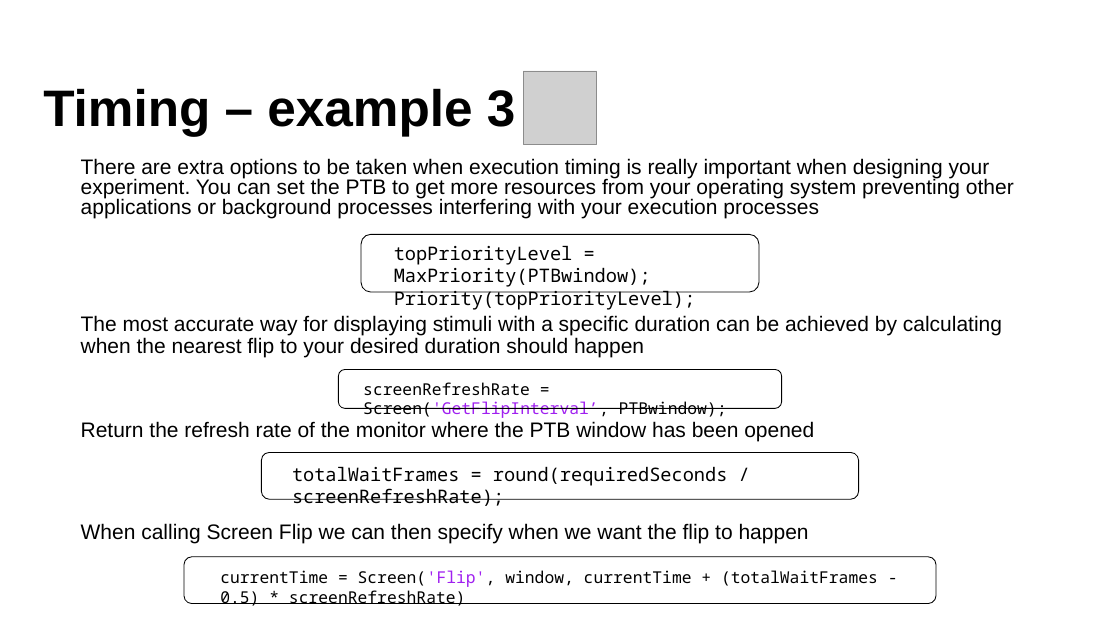
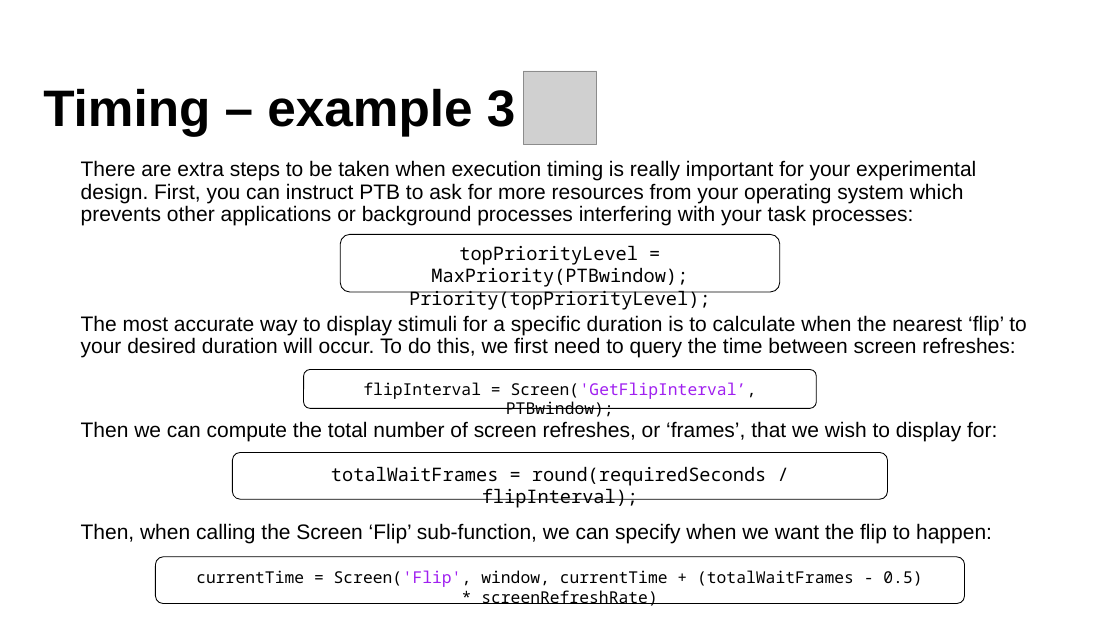
Before and after one commit to Lenakeiz/MatlabPTBExercise, a slide deck: slide 5 of PTB_Lecture2.pptx. Drawn at 1120x630 pixels with LibreOffice and Linux fonts; fonts in the diff are those of the drawing; grey boxes stand for pictures; background and template pictures are left out. Boxes give left, top, right and bottom in pixels: in the first picture for what was removed or moved away, otherwise in the second. Text is boxed around its words. In the diff, an @@ line names an element or a change of style, - is before the commit and + after.

```diff
--- a/PTB_Lecture2.pptx
+++ b/PTB_Lecture2.pptx
@@ text at box(81, 160, 976, 226): text changed @@
-There are extra options to be taken when execution timing is really important when designing your experiment. You can set the PTB to get more resources from your operating system preventing other applications or background processes interfering with your execution processes
+There are extra steps to be taken when execution timing is really important for your experimental design. First, you can instruct PTB to ask for more resources from your operating system which prevents other applications or background processes interfering with your task processes:
@@ rounded rectangle: place and size @@
-rounded rectangle at box(361, 234, 760, 292)
+rounded rectangle at box(340, 234, 780, 292)
@@ text "topPriorityLevel = MaxPriority(PTBwindow);" at box(409, 245, 710, 310): alignment left to centre @@
@@ text "topPriorityLevel = MaxPriority(PTBwindow);": place and size @@
-text "topPriorityLevel = MaxPriority(PTBwindow);" at box(394, 245, 695, 310)
+text "topPriorityLevel = MaxPriority(PTBwindow);" at box(409, 245, 710, 310)
@@ text at box(81, 315, 1027, 358): text changed @@
-The most accurate way for displaying stimuli with a specific duration can be achieved by calculating when the nearest flip to your desired duration should happen
+The most accurate way to display stimuli for a specific duration is to calculate when the nearest ‘flip’ to your desired duration will occur. To do this, we first need to query the time between screen refreshes:
@@ rounded rectangle: place and size @@
-rounded rectangle at box(339, 370, 782, 408)
+rounded rectangle at box(303, 370, 816, 408)
@@ text at box(363, 382, 757, 417): text changed @@
-screenRefreshRate = Screen('GetFlipInterval’, PTBwindow);
+flipInterval = Screen('GetFlipInterval’, PTBwindow);
@@ text at box(81, 421, 997, 442): text changed @@
-Return the refresh rate of the monitor where the PTB window has been opened
+Then we can compute the total number of screen refreshes, or ‘frames’, that we wish to display for:
@@ rounded rectangle: place and size @@
-rounded rectangle at box(261, 453, 859, 500)
+rounded rectangle at box(233, 453, 888, 500)
@@ text at box(331, 466, 767, 508): text changed @@
-totalWaitFrames = round(requiredSeconds / screenRefreshRate);
+totalWaitFrames = round(requiredSeconds / flipInterval);
@@ text at box(81, 523, 992, 543): text changed @@
-When calling Screen Flip we can then specify when we want the flip to happen
+Then, when calling the Screen ‘Flip’ sub-function, we can specify when we want the flip to happen:
@@ rounded rectangle: place and size @@
-rounded rectangle at box(184, 557, 936, 604)
+rounded rectangle at box(155, 557, 965, 604)
@@ text "currentTime = Screen('Flip', window, currentTime ...": place and size @@
-text "currentTime = Screen('Flip', window, currentTime ..." at box(220, 570, 878, 606)
+text "currentTime = Screen('Flip', window, currentTime ..." at box(196, 570, 922, 606)
@@ text "currentTime = Screen('Flip', window, currentTime ..." at box(196, 570, 922, 606): alignment left to centre @@
```
Also in this commit, not shown: 15 other slides changed, 1 other file.
